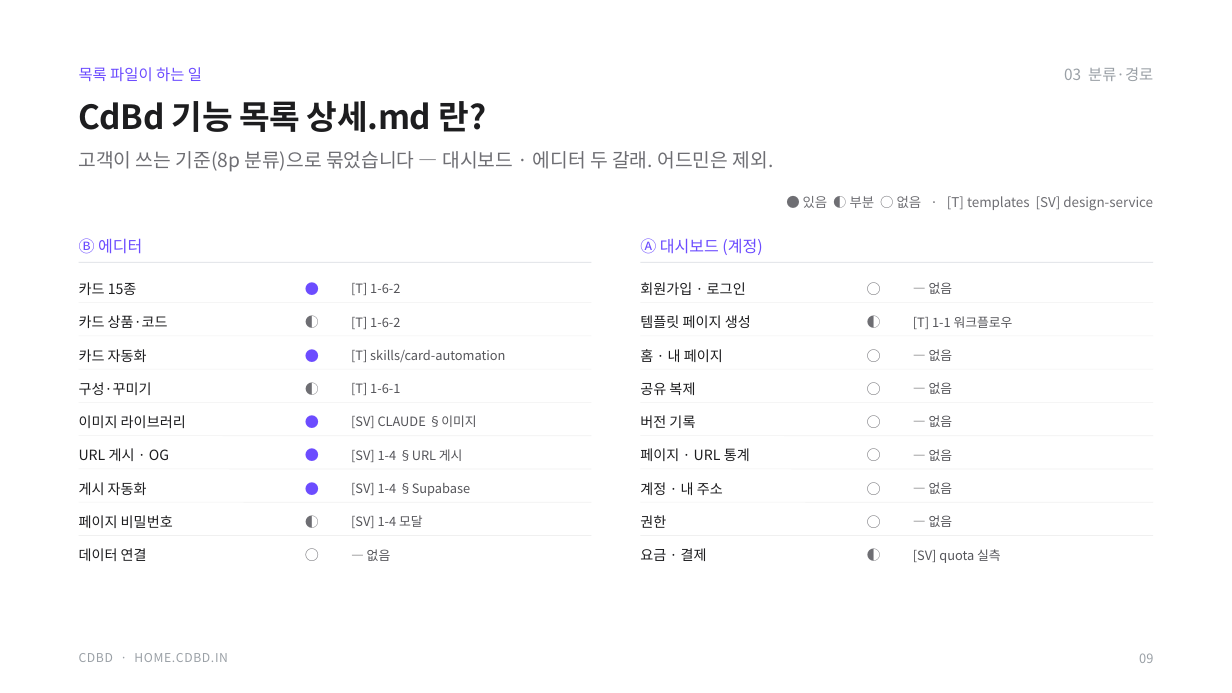
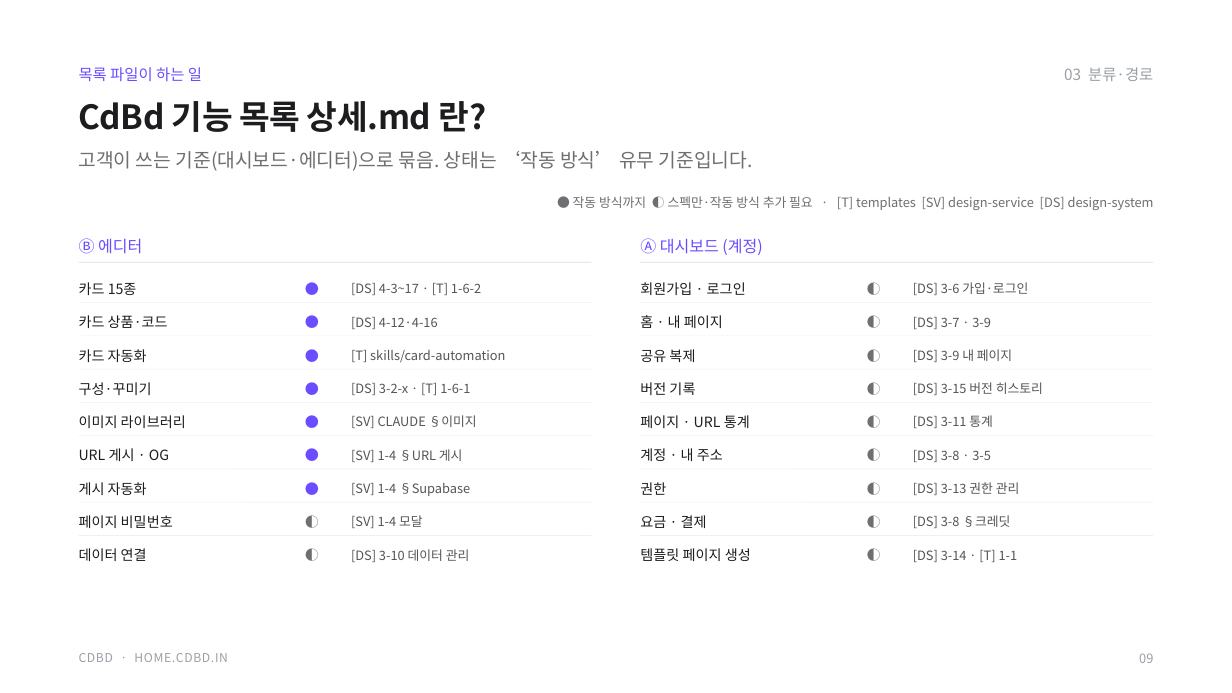
Before and after one commit to CdBd-in/design, a slide deck: slide 10 of CdBd 기능 문서 구조 설계.pptx. Drawn at 1232x693 pixels with LibreOffice and Linux fonts; fonts in the diff are those of the drawing. Boxes give left, top, right and bottom in pixels: in the first picture for what was removed or moved away, otherwise in the second. Text is boxed around its words. In the diff, an @@ line names an element or a change of style, - is before the commit and + after.

```diff
--- a/CdBd 기능 문서 구조 설계.pptx
+++ b/CdBd 기능 문서 구조 설계.pptx
@@ text at (79,151,753,171): text changed @@
-고객이 쓰는 기준(8p 분류)으로 묶었습니다 — 대시보드 · 에디터 두 갈래. 어드민은 제외.
+고객이 쓰는 기준(대시보드·에디터)으로 묶음. 상태는 ‘작동 방식’ 유무 기준입니다.
@@ text at (573,196,1154,210): text changed; size 10.5 to 10 pt @@
-● 있음 ◐ 부분 ○ 없음 · [T] templates [SV] design-service
+● 작동 방식까지 ◐ 스펙만·작동 방식 추가 필요 · [T] templates [SV] design-service [DS] design-system
@@ text at (351,283,481,295): text changed @@
-[T] 1-6-2
+[DS] 4-3~17 · [T] 1-6-2
@@ text at (867,272,904,301): text changed @@
-○
+◐
@@ text at (913,282,1028,295): text changed @@
-— 없음
+[DS] 3-6 가입·로그인
@@ text at (305,305,342,335): text changed; text colour #6E6E73 to #6C4CFF @@
-◐
+●
@@ text at (351,317,438,329): text changed @@
-[T] 1-6-2
+[DS] 4-12·4-16
@@ text at (640,315,723,328): text changed @@
-템플릿 페이지 생성
+홈 · 내 페이지
@@ text at (913,317,991,329): text changed @@
-[T] 1-1 워크플로우
+[DS] 3-7 · 3-9
@@ text removed at (640,349,723,362) @@
-홈 · 내 페이지
@@ text at (867,338,904,368): text changed @@
-○
+◐
@@ text at (913,349,1012,362): text changed @@
-— 없음
+[DS] 3-9 내 페이지
@@ text at (305,372,342,401): text changed; text colour #6E6E73 to #6C4CFF @@
-◐
+●
@@ text at (351,383,470,395): text changed @@
-[T] 1-6-1
+[DS] 3-2-x · [T] 1-6-1
@@ text at (867,372,904,401): text changed @@
-○
+◐
@@ text at (913,382,1043,395): text changed @@
-— 없음
+[DS] 3-15 버전 히스토리
@@ text at (867,405,904,434): text changed @@
-○
+◐
@@ text at (913,415,993,428): text changed @@
-— 없음
+[DS] 3-11 통계
@@ text at (867,438,904,468): text changed @@
-○
+◐
@@ text at (867,471,904,501): text changed @@
-○
+◐
@@ text at (913,450,991,462): text changed @@
-— 없음
+[DS] 3-8 · 3-5
@@ 6 texts: place and size @@
-6 texts at (640,382,750,561)
+6 texts at (640,349,750,528)
@@ text at (867,505,904,534): text changed @@
-○
+◐
@@ text at (913,482,1020,495): text changed @@
-— 없음
+[DS] 3-13 권한 관리
@@ text at (305,538,342,567): text changed @@
-○
+◐
@@ text at (913,515,1010,528): text changed @@
-— 없음
+[DS] 3-8 §크레딧
@@ text at (351,549,470,562): text changed @@
-— 없음
+[DS] 3-10 데이터 관리
@@ text added at (640,548,751,561), 11 pt, text #1D1D1F @@
+템플릿 페이지 생성
@@ text at (913,550,1018,562): text changed @@
-[SV] quota 실측
+[DS] 3-14 · [T] 1-1
```
Also in this commit, not shown: 3 other slides changed, 1 slide added, 1 other file.
